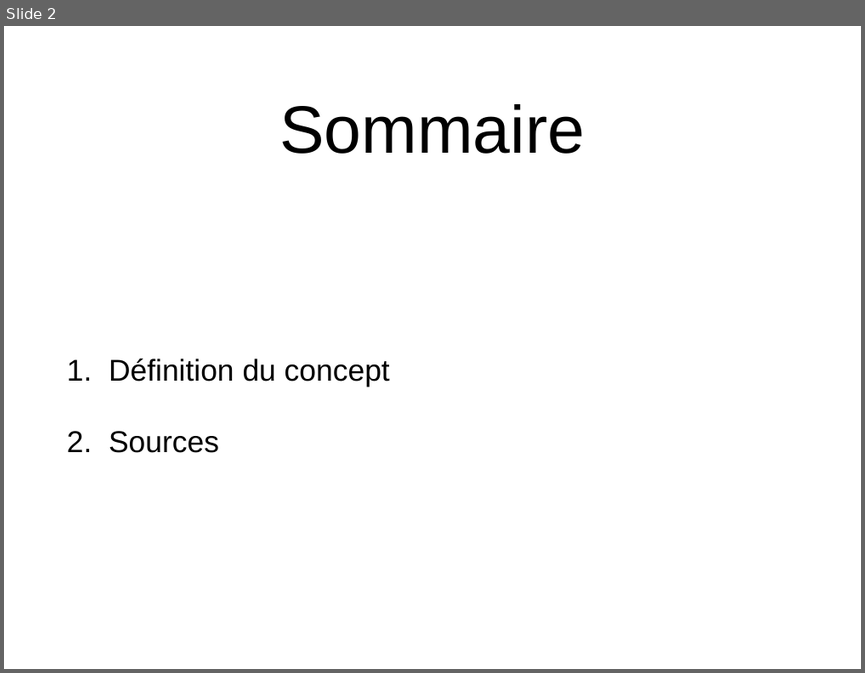
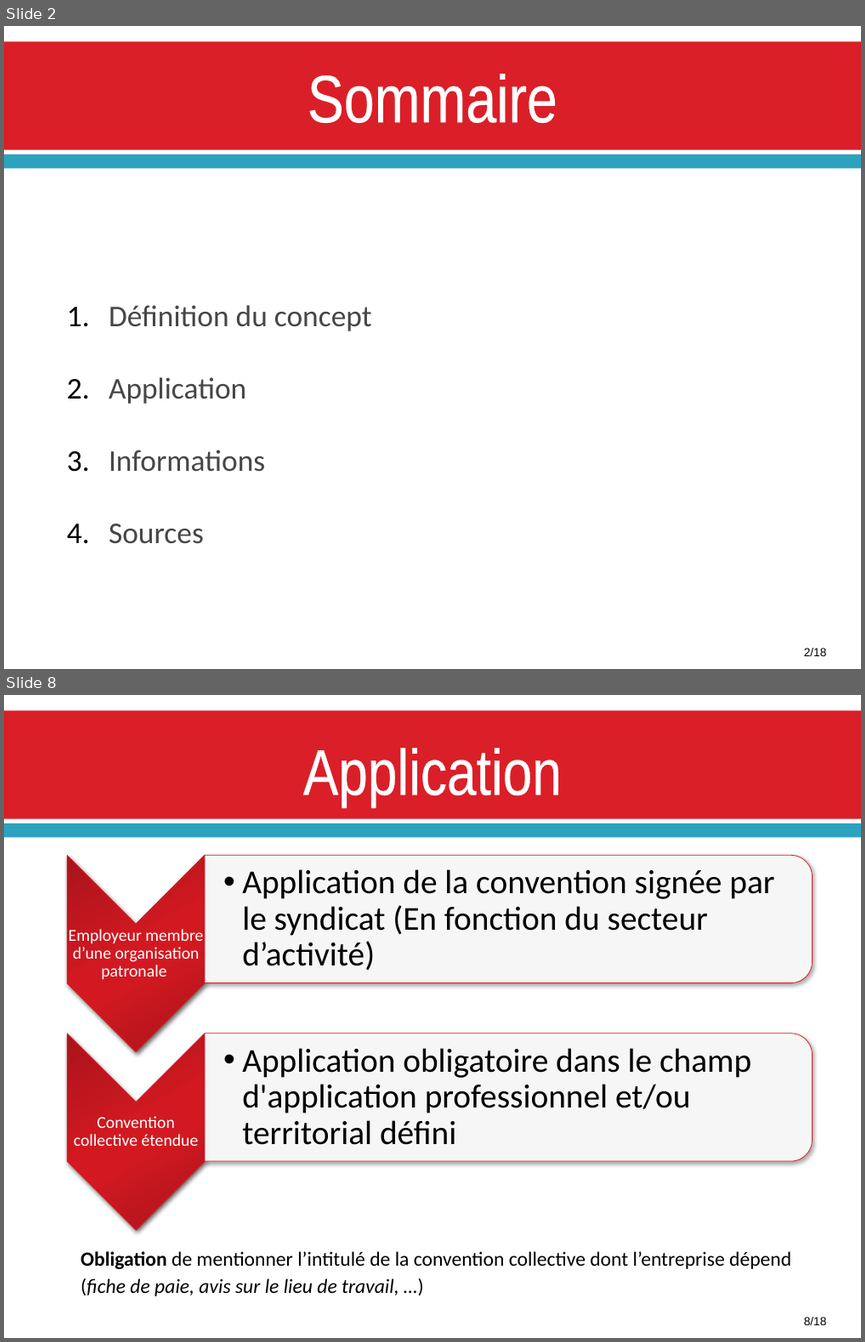
Before and after one commit to Mekiis/LP, a slide deck: COMMUNICATION/Convention_Collective.pptx. Shown one above the other, each under a label of ours: slide 2 before the commit, slides 2 and 8 after it; the slides between them are not shown. The pictures are 865x673 and 865x1342 pixels, drawn with LibreOffice and Linux fonts; fonts in the diff are those of the drawing. Boxes give left, top, right and bottom in pixels: in the first picture for what was removed or moved away, otherwise in the second. Text is boxed around its words. In the diff, an @@ line names an element or a change of style, - is before the commit and + after.

```diff
--- a/COMMUNICATION/Convention_Collective.pptx
+++ b/COMMUNICATION/Convention_Collective.pptx
@@ slide 8 added at (4,695,861,1338), background #FFFFFF; not listed: 2 template elements that a slide beside it also shows @@
@@ title added at (303,748,562,807), 77 pt, text #FFFFFF @@
+Application
@@ group added at (67,856,812,1230): 4 texts, 2 chevrons, 2 round same rects @@
+Employeur membre d’une organisation patronale
+  •• Application de la convention signée par le syndicat (En fonction du secteur d’activité)
+Convention collective étendue
+  •• Application obligatoire dans le champ d'application professionnel et/ou territorial défini
@@ text added at (80,1251,791,1296), 24 pt, text #000000 @@
+Obligation de mentionner l’intitulé de la convention collective dont l’entreprise dépend (fiche de paie, avis sur le lieu de travail, …)
@@ text added at (804,1316,827,1325), 14 pt, text #000000 @@
+8/18
@@ slide 2 changed as well @@
@@ rectangle added at (4,41,861,150), fill #DA1F28 @@
@@ title "Sommaire" at (307,74,557,123): font Arial to Arial Narrow, text colour #000000 to #FFFFFF, letter outline none to #FFFFFF 1.1 pt; vertical alignment middle to top @@
@@ rectangle added at (4,154,861,168), fill #2DA2BF @@
@@ text at (109,305,372,544): font Arial to Calibri, text colour #000000 to #464646 in "Définition du concept", "Sources"; line spacing 1 to 2; less space between paragraphs @@
@@ text at (109,377,265,471): paragraphs added @@
+2. Application
+3. Informations
@@ text added at (804,647,827,656), 14 pt, text #000000 @@
+2/18
```
Also in this commit, not shown: 6 other slides changed, 10 other slides added, 3 slides removed.
